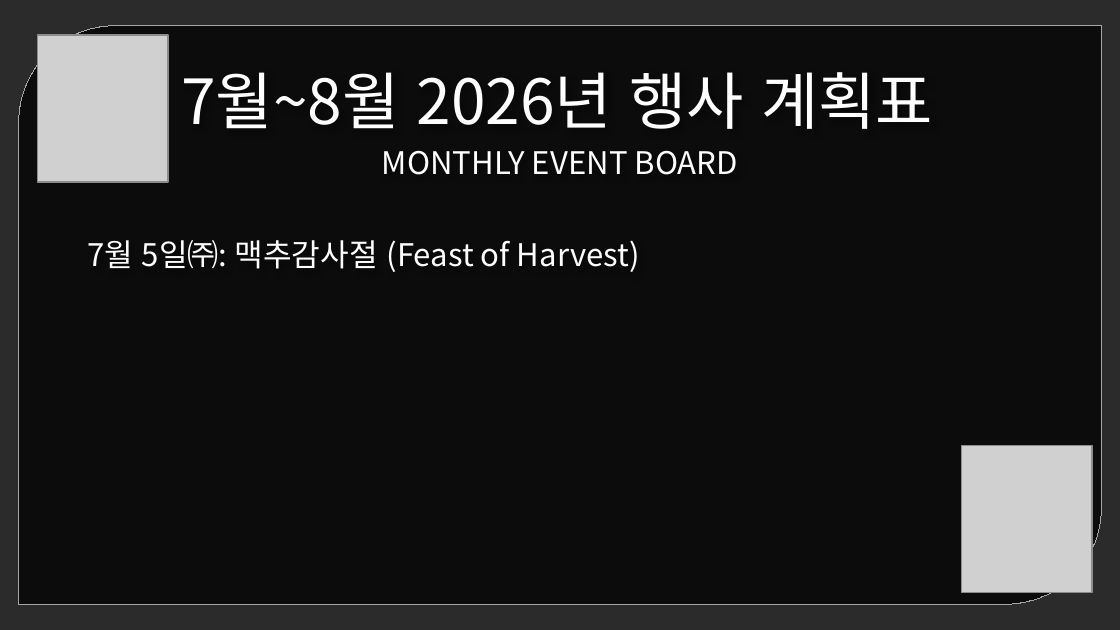
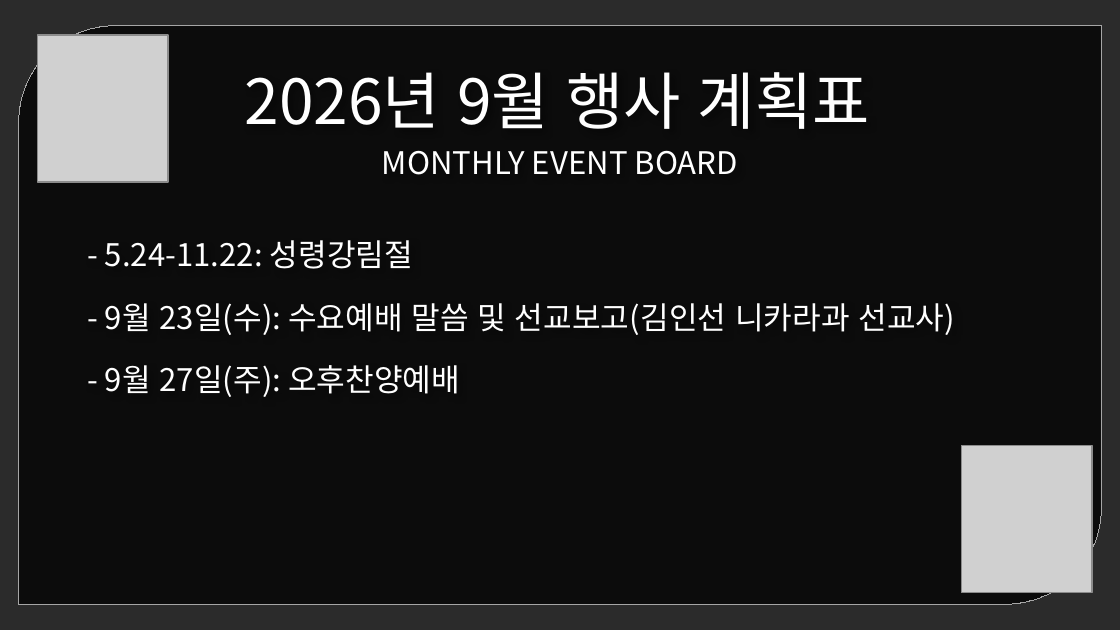
Before and after one commit to yosubcode/ppt, a slide deck: slide 44 of templates/Sunday_Template.pptx. Drawn at 1120x630 pixels with LibreOffice and Linux fonts; fonts in the diff are those of the drawing; grey boxes stand for pictures; background and template pictures are left out; a plain dark background stands for a picture behind light text. Boxes give left, top, right and bottom in pixels: in the first picture for what was removed or moved away, otherwise in the second. Text is boxed around its words. In the diff, an @@ line names an element or a change of style, - is before the commit and + after.

```diff
--- a/templates/Sunday_Template.pptx
+++ b/templates/Sunday_Template.pptx
@@ text at box(245, 72, 870, 129): text changed @@
-7월~8월 2026년 행사 계획표
+2026년 9월 행사 계획표
@@ text at box(105, 240, 955, 397): text changed @@
-7월 5일㈜: 맥추감사절 (Feast of Harvest)
+- 5.24-11.22: 성령강림절
+- 9월 23일(수): 수요예배 말씀 및 선교보고(김인선 니카라과 선교사)
+- 9월 27일(주): 오후찬양예배
```
Also in this commit, not shown: 1 other slide changed.
